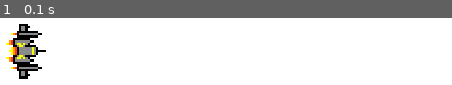
Above: before the commit, frame 1.
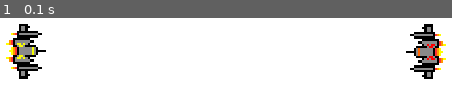
Above: after the commit, the same moment.

Repository: armando2002/PyGame_First_Game
Game: pygame game, started from main.py
Same seed, same stepped clock (60 frames per second), same inputs: the game is played once before the commit and once after it.
Inputs:
- Up to frame 1 (0.1 s): no input

The runs differ from the first frame. In frame 1, 3.7% of the frame differs, in the area x 89-99%, y 8-92%.

Commit message:
added 2nd spaceship

Diff:
--- a/main.py
+++ b/main.py
@@ -18,9 +18,10 @@
 YELLOW_SPACESHIP_IMAGE = pygame.image.load(os.path.join('Assets', 'spaceship_yellow.png'))
 # resize image to be smaller & rotate
 YELLOW_SPACESHIP_IMAGE = pygame.transform.rotate(pygame.transform.scale(YELLOW_SPACESHIP_IMAGE,
-    (SPACESHIP_WIDTH, SPACESHIP_HEIGHT)), 90)
+                                                                        (SPACESHIP_WIDTH, SPACESHIP_HEIGHT)), 90)
 RED_SPACESHIP_IMAGE = pygame.image.load(os.path.join('Assets', 'spaceship_red.png'))
-RED_SPACESHIP_IMAGE = pygame.transform.scale(RED_SPACESHIP_IMAGE, (SPACESHIP_WIDTH, SPACESHIP_HEIGHT))
+RED_SPACESHIP_IMAGE = pygame.transform.rotate(pygame.transform.scale(RED_SPACESHIP_IMAGE,
+                                                                     (SPACESHIP_WIDTH, SPACESHIP_HEIGHT)), 270)
 
 
 def draw_window():
@@ -28,6 +29,7 @@
     WIN.fill(WHITE)
     # draw images
     WIN.blit(YELLOW_SPACESHIP_IMAGE, (300, 100))
+    WIN.blit(RED_SPACESHIP_IMAGE, (700, 100))
     pygame.display.update()
 
 
